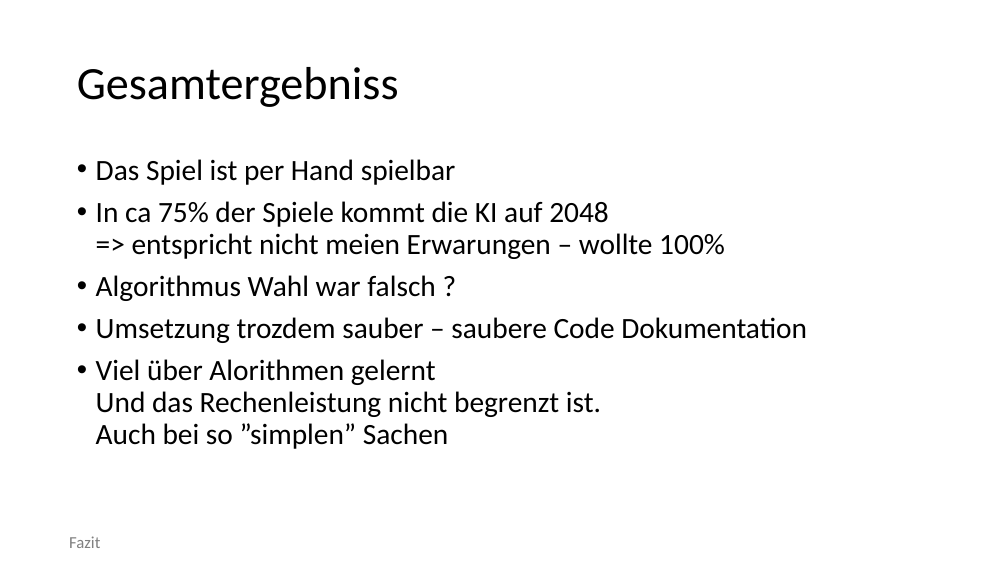
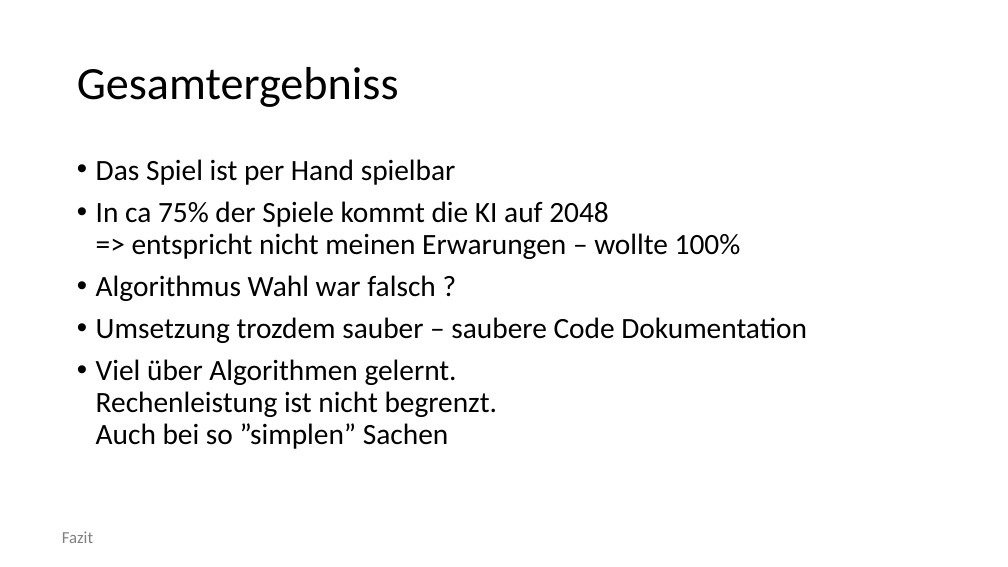
Before and after one commit to semklauke/2048, a slide deck: slide 17 of documentation/Presentation.pptx. Drawn at 1008x567 pixels with LibreOffice and Linux fonts; fonts in the diff are those of the drawing; background and template pictures are left out. Boxes give left, top, right and bottom in pixels: in the first picture for what was removed or moved away, otherwise in the second. Text is boxed around its words. In the diff, an @@ line names an element or a change of style, - is before the commit and + after.

```diff
--- a/documentation/Presentation.pptx
+++ b/documentation/Presentation.pptx
@@ text at (96, 201, 741, 259): text changed @@
-• In ca 75% der Spiele kommt die KI auf 2048
-  => entspricht nicht meien Erwarungen – wollte 100%
+• In ca 75% der Spiele kommt die KI auf 2048
+  => entspricht nicht meinen Erwarungen – wollte 100%
@@ text at (96, 359, 498, 449): text changed @@
-• Viel über Alorithmen gelernt
-  Und das Rechenleistung nicht begrenzt ist.
-  Auch bei so ”simplen” Sachen
+• Viel über Algorithmen gelernt.
+  Rechenleistung ist nicht begrenzt.
+  Auch bei so ”simplen” Sachen
@@ text "Fazit": place and size @@
-text "Fazit" at (69, 536, 100, 548)
+text "Fazit" at (62, 531, 93, 543)
```
Also in this commit, not shown: 14 other slides changed, 1 other file.
